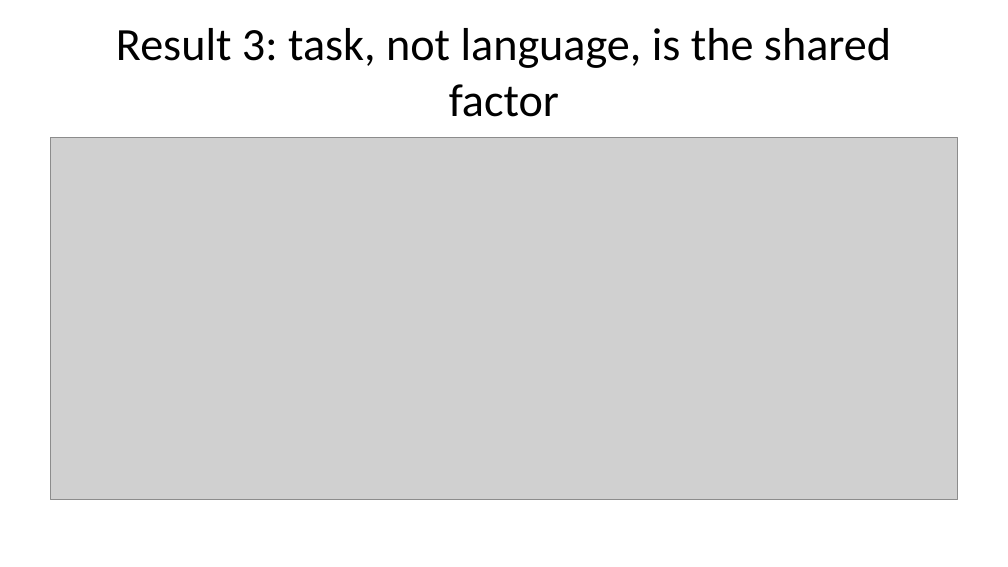
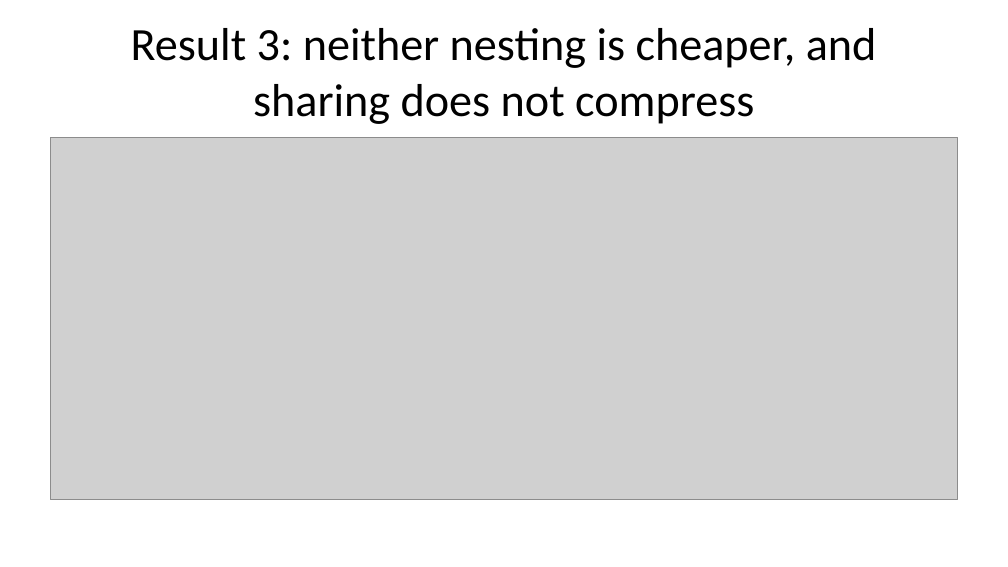
Before and after one commit to sirotenkogeorgii/prefix-programs, a slide deck: slide 8 of slides/slides.pptx. Drawn at 1008x567 pixels with LibreOffice and Linux fonts; fonts in the diff are those of the drawing; grey boxes stand for pictures. Boxes give left, top, right and bottom in pixels: in the first picture for what was removed or moved away, otherwise in the second. Text is boxed around its words. In the diff, an @@ line names an element or a change of style, - is before the commit and + after.

```diff
--- a/slides/slides.pptx
+++ b/slides/slides.pptx
@@ title at [131, 28, 877, 124]: text changed @@
-Result 3: task, not language, is the shared factor
+Result 3: neither nesting is cheaper, and sharing does not compress
```
Also in this commit, not shown: 4 other slides changed, 11 other files.
